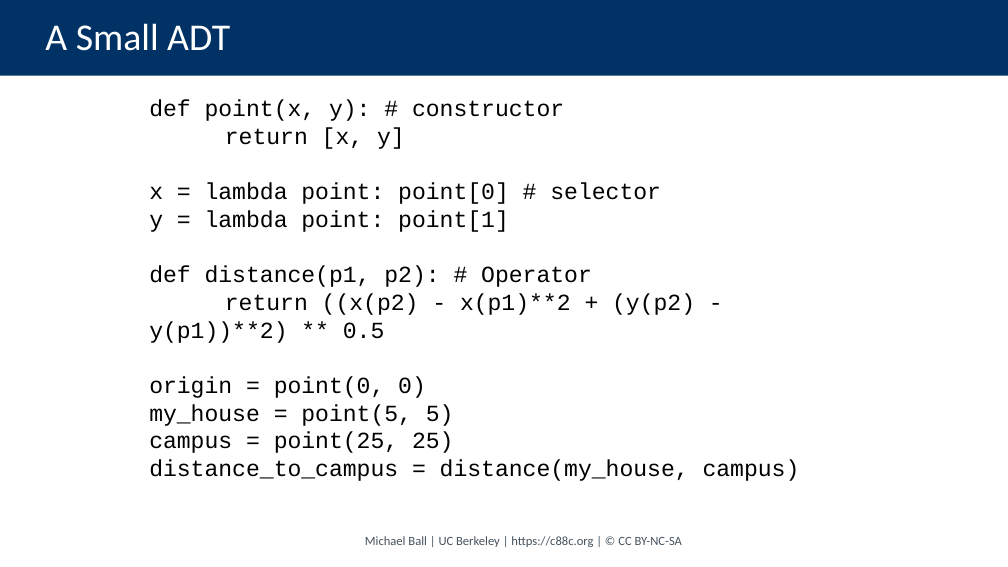
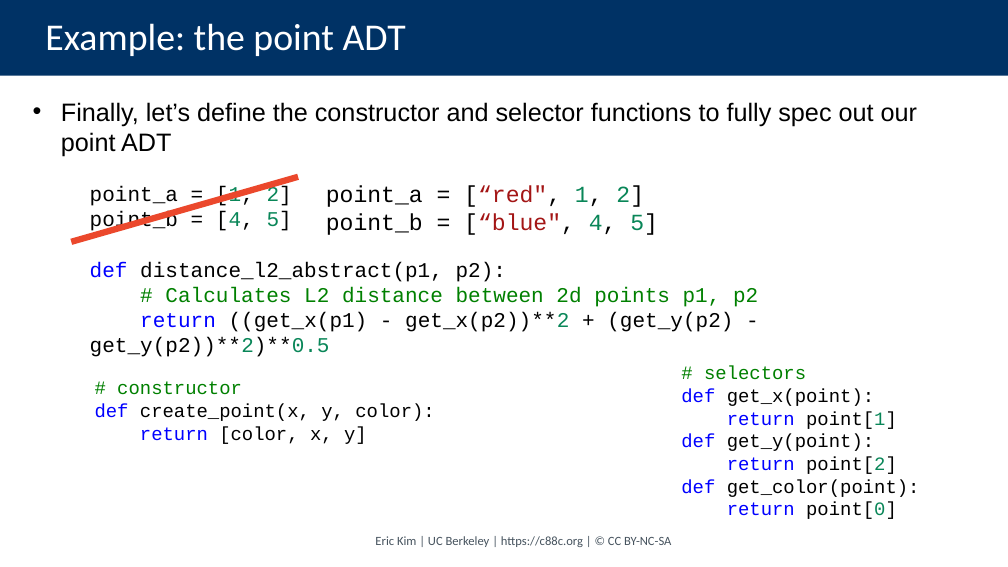
Before and after one commit to cs88-website/su24, a slide deck: slide 31 of assets/slides/su24/10-ADTs.pptx (slide 16 before the commit). Drawn at 1008x567 pixels with LibreOffice and Linux fonts; fonts in the diff are those of the drawing. Boxes give left, top, right and bottom in pixels: in the first picture for what was removed or moved away, otherwise in the second. Text is boxed around its words. In the diff, an @@ line names an element or a change of style, - is before the commit and + after.

```diff
--- a/assets/slides/su24/10-ADTs.pptx
+++ b/assets/slides/su24/10-ADTs.pptx
@@ title at (45, 23, 406, 56): text changed @@
-A Small ADT
+Example: the point ADT
@@ text added at (61, 102, 917, 157), 24 pt, text #000000 @@
+• Finally, let’s define the constructor and selector functions to fully spec out our point ADT
@@ text removed at (149, 99, 800, 481) @@
-def point(x, y): # constructor
-return [x, y]
-x = lambda point: point[0] # selector
-y = lambda point: point[1]
-def distance(p1, p2): # Operator
-return ((x(p2) - x(p1)**2 + (y(p2) - y(p1))**2) ** 0.5
-origin = point(0, 0)
-my_house = point(5, 5)
-campus = point(25, 25)
-distance_to_campus = distance(my_house, campus)
@@ line added from (71, 242) to (298, 177), #EB482D 6 pt @@
@@ text added at (90, 186, 758, 357), 20 pt, text #000000 @@
+point_a = [1, 2]
+point_b = [4, 5]
+def distance_l2_abstract(p1, p2):
+# Calculates L2 distance between 2d points p1, p2
+return ((get_x(p1) - get_x(p2))**2 + (get_y(p2) - get_y(p2))**2)**0.5
@@ text added at (326, 185, 658, 235), 22 pt, text #000000 @@
+point_a = [“red", 1, 2]
+point_b = [“blue", 4, 5]
@@ text added at (95, 381, 434, 444), 18 pt, text #000000 @@
+# constructor
+def create_point(x, y, color):
+return [color, x, y]
@@ text added at (681, 366, 920, 519), 18 pt, text #000000 @@
+# selectors
+def get_x(point):
+return point[1]
+def get_y(point):
+return point[2]
+def get_color(point):
+return point[0]
@@ text at (375, 536, 671, 547): text changed @@
-Michael Ball | UC Berkeley | https://c88c.org | © CC BY-NC-SA
+Eric Kim | UC Berkeley | https://c88c.org | © CC BY-NC-SA
```
Also in this commit, not shown: 14 other slides changed, 24 slides added, 6 slides removed, 2 other files.
